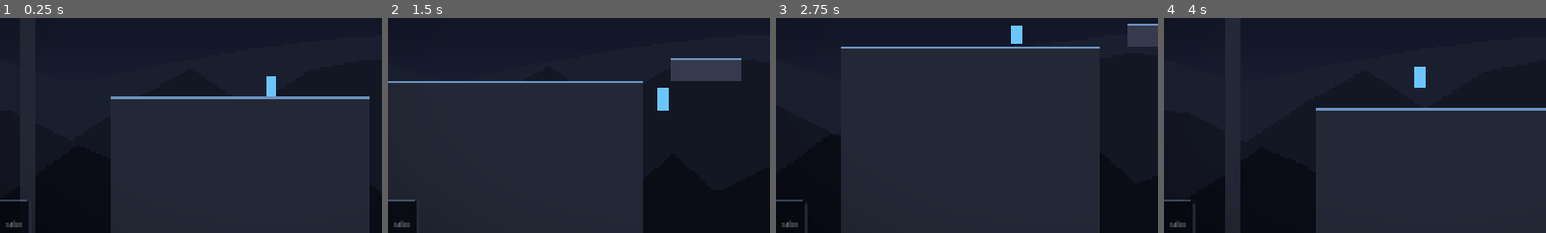
Above: before the commit, frames 1-4 (left to right).
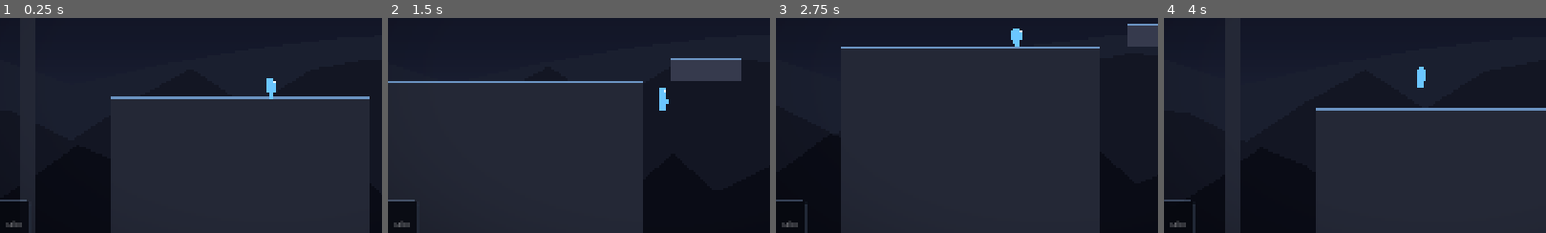
Above: after the commit, the same moments.

Repository: p4inz-code/project-ascent
Game: Godot game, scene res://scenes/main_scene.tscn
The game is run twice, just before and just after one commit, with the same random seed, the same clock (stepped at 60 frames per second) and the same inputs.
Inputs (mouse positions are % of the whole screen's width and height, from its top left):
- Up to frame 1 (0.25 s): no input
- Up to frame 2 (1.5 s): tap Enter (ui_accept) at 0.5 s; move the mouse to (72, 45) at 0.52 s; hold D (move_right) 0.53-1.25 s; hold Shift (dash) 0.53-1.25 s; click (72, 45) at 0.67 s; tap Space (jump) at 0.77, 1.07 s; drag from (30, 55) to (45, 70) at 1.27 s
- Up to frame 3 (2.75 s): move the mouse to (60, 28) at 2.02 s; hold D (move_right) from 2.03 s (still down); hold Shift (dash) from 2.03 s (still down); tap J at 2.1 s
- Up to frame 4 (4 s): release D (move_right) at 2.75 s; release Shift (dash) at 2.75 s; drag from (45, 70) to (20, 35) at 2.77 s; move the mouse to (80, 65) at 3.52 s; hold A (move_left) from 3.53 s (still down); hold Shift (dash) from 3.53 s (still down); tap Space (jump) at 3.77 s
The pictures show only the part of the screen within x 14-64%, y 35-85%; the shares and areas given below are measured in that part.

The runs differ from the first frame. In frame 1, less than 0.1% of the frame differs, in the area x 69-73%, y 27-38%; in frame 2, 0.1%, in the area x 70-74%, y 32-44%; in frame 3, 0.1%; in frame 4, 0.1%.

Commit message:
feat: add player character presentation (pose, facing, visor)
Stylize the player from a flat greybox rectangle into a readable standing
silhouette (Body polygon) with a cool ice-white Visor accent, driven only by
the existing public movement API. Movement physics, collision, camera, ghost
pool, dash tint, and the test_presentation ghost contract are untouched.

- player.tscn: Body polygon becomes a standing figure; add Visor child.
- player_visuals.gd: facing flip via scale.x, idle breathing bob, run
  step-bob + forward lean, fall lean, wall-slide flatten; reset_state clears
  the new transform/phase state.
- Route still completes in 395 physics frames (~6.58 s); probe_perf holds
  a flat 108 nodes and 43.4 avg draw calls at a 16.666 ms wall frame.
- Full regression 85/85 PASS, 0 FAIL.

Diff:
--- a/scenes/player.tscn
+++ b/scenes/player.tscn
@@ -12,7 +12,11 @@
 
 [node name="Body" type="Polygon2D" parent="."]
 color = Color(0.419608, 0.780392, 1, 1)
-polygon = PackedVector2Array(-14, -26, 14, -26, 14, 26, -14, 26)
+polygon = PackedVector2Array(-8, 26, 8, 26, 8, 12, 13, 10, 11, -4, 9, -16, 4, -23, 0, -26, -7, -24, -12, -16, -14, -4, -12, 10, -8, 12)
+
+[node name="Visor" type="Polygon2D" parent="Body"]
+color = Color(0.921569, 0.972549, 1, 1)
+polygon = PackedVector2Array(3, -18, 10, -16, 10, -13, 3, -15)
 
 [node name="CollisionShape2D" type="CollisionShape2D" parent="."]
 shape = SubResource("RectangleShape2D_body")
--- a/scripts/player_visuals.gd
+++ b/scripts/player_visuals.gd
@@ -51,6 +51,20 @@
 var _ghosts: Array[Polygon2D] = []
 var _ghost_life: PackedFloat32Array = PackedFloat32Array()
 var _next_ghost: int = 0
+## Advances while the character is running on the ground, driving the step bob.
+## Scalar; irrelevant (and frozen) on the ground or in the air.
+var _walk_phase: float = 0.0
+
+## Small forward lean (degrees) applied while running, so the character tips
+## into its motion instead of gliding stiffly.
+@export var run_lean_deg: float = 4.0
+## Slight forward lean (degrees) applied while falling fast, reading as body
+## committed to the descent.
+@export var fall_lean_deg: float = 3.0
+## How wide (x) and short (y) the character reads while wall sliding, relative
+## to neutral. A wide, pressed look that reads "gripping the wall".
+@export var wall_width: float = 1.28
+@export var wall_height: float = 0.62
 
 
 func _ready() -> void:
@@ -94,6 +108,17 @@
 	_impact = maxf(_impact, t * squash_amount)
 
 
+## True while the player is actually descending against a wall — the same
+## airborne + on-wall + falling conditions the controller uses to clamp the
+## slide. The visual presses the character flat against the wall in that pose.
+func _is_wall_sliding() -> bool:
+	if _player.is_on_floor() or _player.is_dashing():
+		return false
+	if not _player.is_on_wall_only():
+		return false
+	return _player.velocity.y > 0.0
+
+
 func _physics_process(delta: float) -> void:
 	if _body == null:
 		return
@@ -104,21 +129,57 @@
 	# The dash reads as a flash of near-white; everything else is the base blue.
 	_body.color = dash_tint if dashing else _base_color
 
+	var grounded := _player.is_on_floor()
+	var vy := _player.velocity.y
+	var hspeed := absf(_player.velocity.x)
+	var moving := grounded and hspeed > 20.0
+
 	# In-flight stretch: elongate with vertical speed, but never while dashing
 	# (a dash is purely horizontal, and stretching then reads as a glitch).
 	var stretch := 0.0
-	if not _player.is_on_floor() and not dashing:
-		var vy := absf(_player.velocity.y) / maxf(stretch_reference_speed, 1.0)
-		stretch = clampf(vy, 0.0, 1.0) * stretch_amount
-
-	# Squash and stretch are opposites on each axis, and area is roughly
-	# preserved, so the body never looks like it changed mass.
+	if not grounded and not dashing:
+		stretch = clampf(absf(vy) / maxf(stretch_reference_speed, 1.0), 0.0, 1.0) * stretch_amount
+
+	# Squash and stretch are opposites on each axis so the body never looks like
+	# it changed mass. Direction is applied on x so the character faces the way
+	# it is moving.
 	var factor := stretch - _impact
+	var sx: float
+	var sy: float
 	if dashing:
 		# A dash gets the inverse: wide and flat, in the direction of travel.
-		_body.scale = Vector2(1.0 + stretch_amount, 1.0 - stretch_amount)
+		sx = 1.0 + stretch_amount
+		sy = 1.0 - stretch_amount
 	else:
-		_body.scale = Vector2(1.0 - factor, 1.0 + factor)
+		sx = 1.0 - factor
+		sy = 1.0 + factor
+
+	# --- Pose: which way the body leans and how much it bobs. ---
+	_body.rotation = 0.0
+	_body.position.y = 0.0
+	if _is_wall_sliding():
+		# Pressed flat against the wall: wide and short, reads as sliding down.
+		sx = wall_width
+		sy = wall_height
+	elif grounded and not dashing:
+		if moving:
+			# Running: a readable step bob plus a forward lean into the motion.
+			_walk_phase += delta * (7.0 + hspeed * 0.03)
+			_body.rotation = deg_to_rad(run_lean_deg)
+			_body.position.y = sin(_walk_phase) * 3.0
+		else:
+			# Idle: a slow breathing rise and fall, no static freeze.
+			_walk_phase = 0.0
+			var breath := 0.5 + 0.5 * sin(Time.get_ticks_msec() * 0.0035)
+			_body.position.y = lerpf(1.6, -1.2, breath)
+	elif not grounded and vy > 0.0:
+		# Falling: commit to the descent with a slight forward lean.
+		_walk_phase = 0.0
+		_body.rotation = deg_to_rad(fall_lean_deg)
+
+	# Facing: x-scale is signed by the movement direction so every part (body
+	# and visor) mirrors in place.
+	_body.scale = Vector2(sx * float(_player.facing()), sy)
 
 
 func _update_trail(delta: float, dashing: bool) -> void:
@@ -150,11 +211,15 @@
 
 
 ## Clear all transient visual state. Called from the level controller on respawn
-## so a new life never starts mid-squash or trailing ghosts from the old one.
+## so a new life never starts mid-squash, leaning, bobbing, or trailing ghosts
+## from the old one.
 func reset_state() -> void:
 	_impact = 0.0
+	_walk_phase = 0.0
 	if _body != null:
 		_body.scale = Vector2.ONE
+		_body.rotation = 0.0
+		_body.position = Vector2.ZERO
 		_body.color = _base_color
 	for i in _ghosts.size():
 		_ghost_life[i] = 0.0
Not shown, changed: docs/ARCHITECTURE.md
Not shown, changed: docs/SESSION_HANDOFF.md
